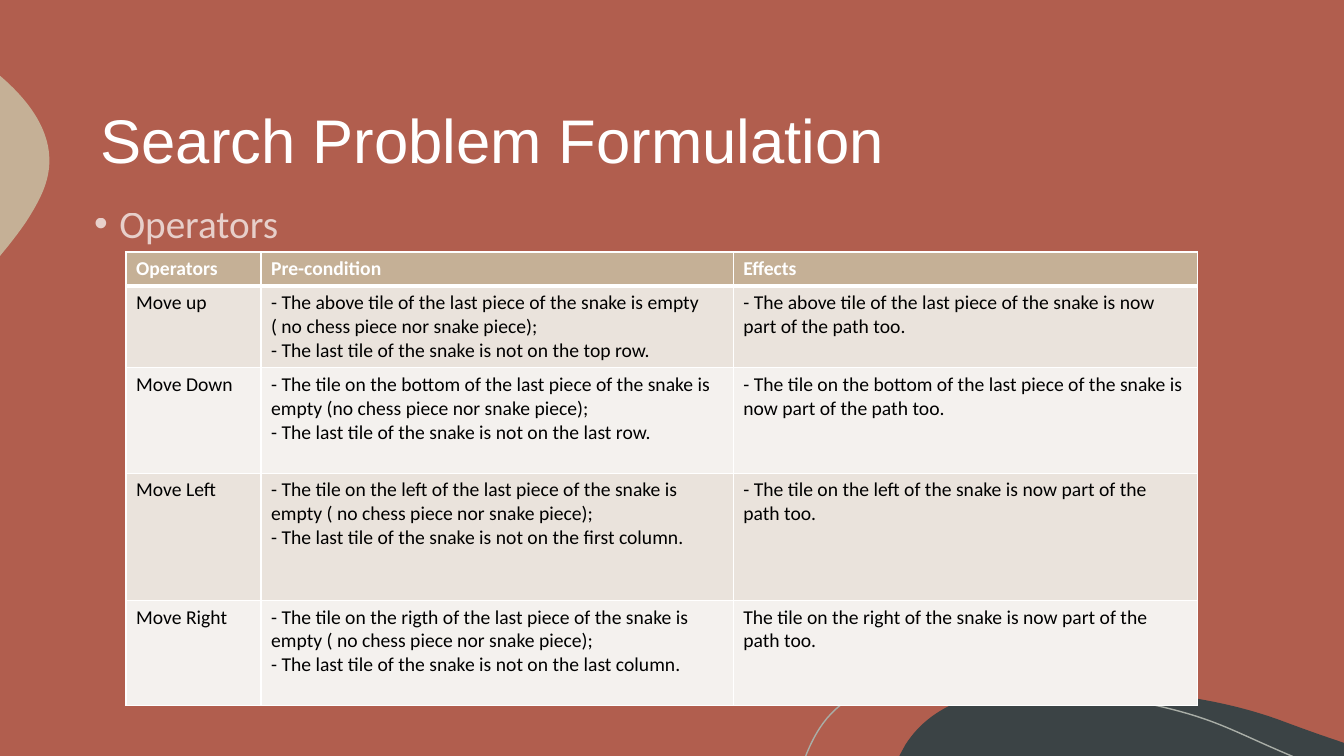
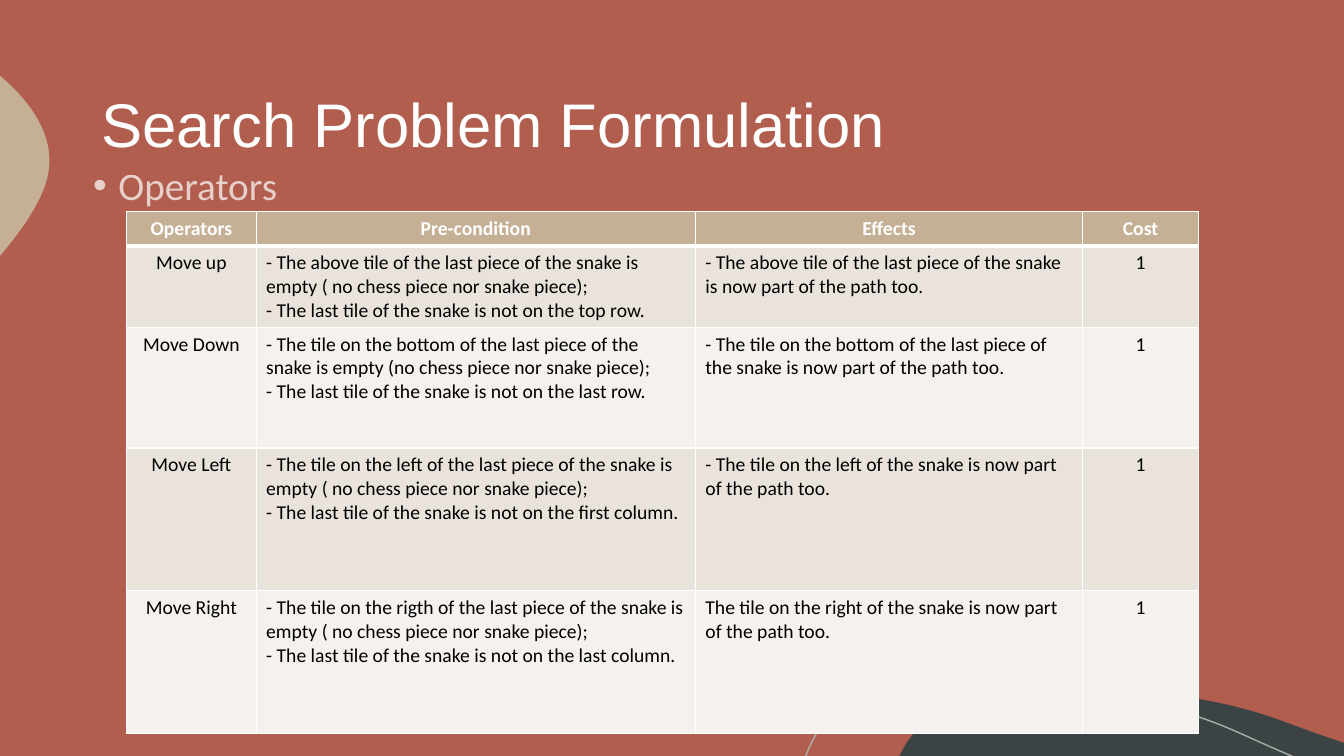
Before and after one commit to itsdomsantos/IART-2022, a slide deck: slide 5 of Chess Snake Puzzles – 2022 IA Project.pptx. Drawn at 1344x756 pixels with LibreOffice and Linux fonts; fonts in the diff are those of the drawing. Boxes give left, top, right and bottom in pixels: in the first picture for what was removed or moved away, otherwise in the second. Text is boxed around its words. In the diff, an @@ line names an element or a change of style, - is before the commit and + after.

```diff
--- a/Chess Snake Puzzles – 2022 IA Project.pptx
+++ b/Chess Snake Puzzles – 2022 IA Project.pptx
@@ title "Search Problem Formulation": place and size @@
-title "Search Problem Formulation" at (101,118,884,164)
+title "Search Problem Formulation" at (101,102,885,148)
@@ text "Operators": place and size @@
-text "Operators" at (119,213,278,244)
+text "Operators" at (118,175,277,206)
@@ table at (127,212,1199,732) @@
+column 4: Cost | 1 | 1 | 1 | 1
@@ table: place and size @@
-table at (126,252,1199,703)
+table at (127,212,1199,732)
```
Also in this commit, not shown: 2 other slides changed.
